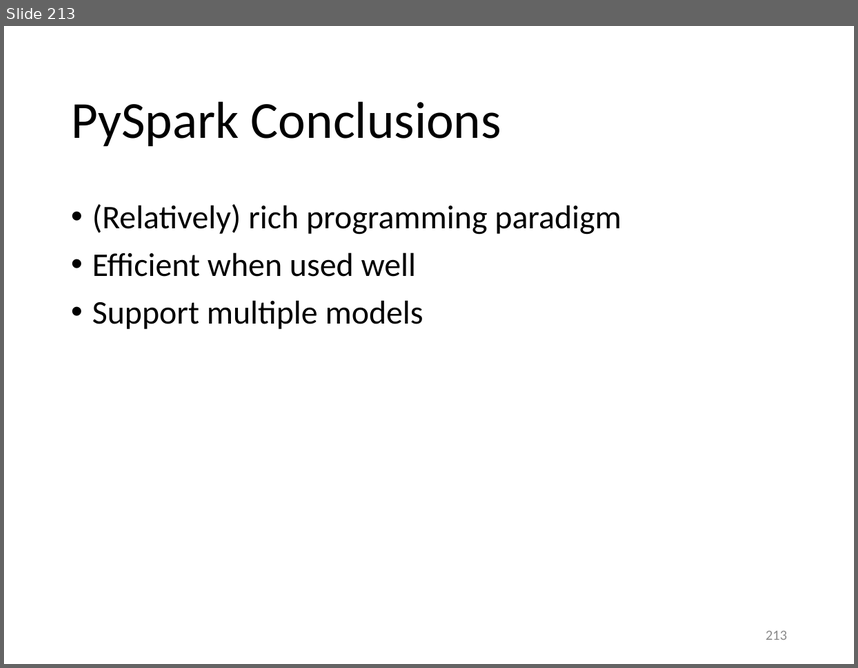
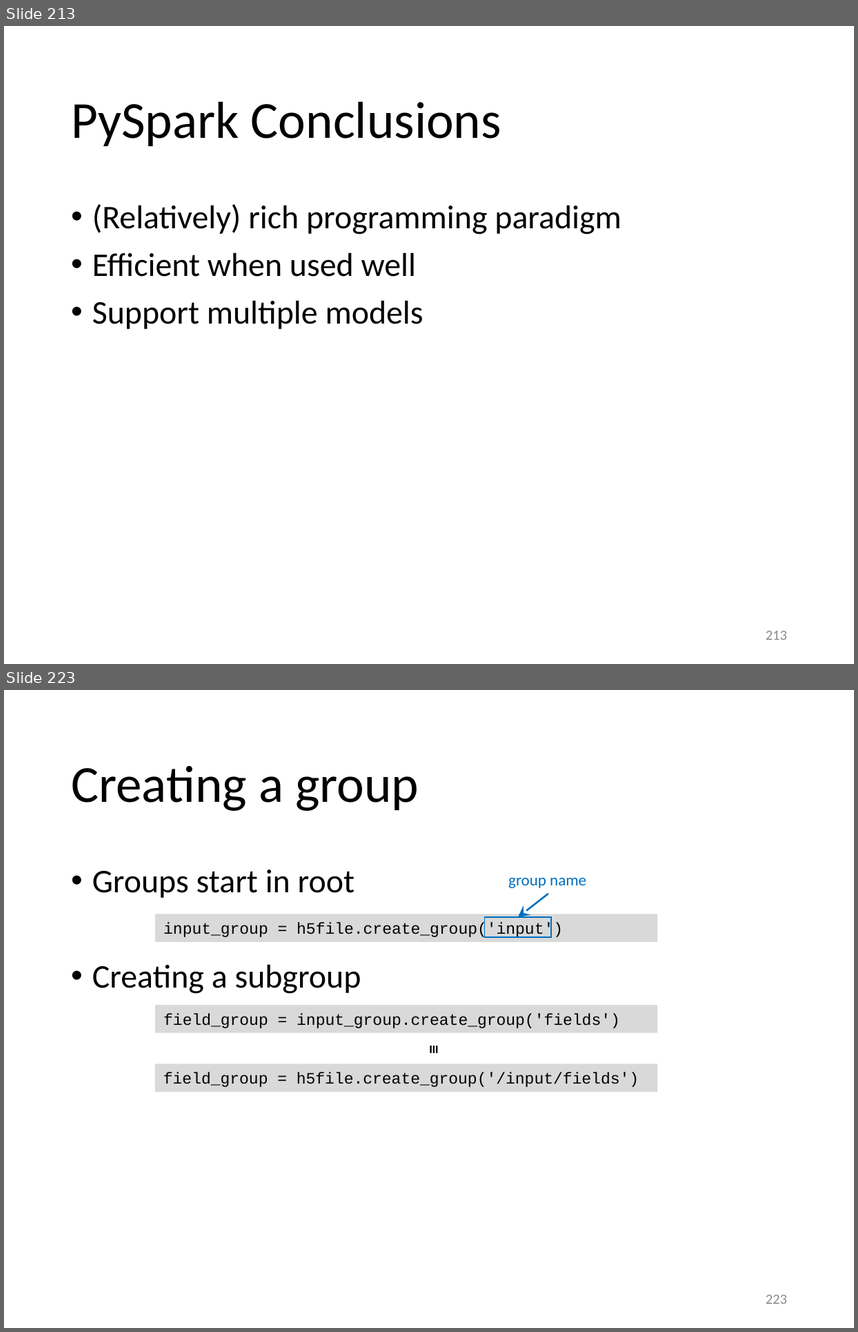
Before and after one commit to gjbex/Python-for-HPC, a slide deck: python_for_hpc.pptx. Shown one above the other, each under a label of ours: slide 213 before the commit, slides 213 and 223 after it; the slides between them are not shown. The pictures are 858x668 and 858x1332 pixels, drawn with LibreOffice and Linux fonts; fonts in the diff are those of the drawing. Boxes give left, top, right and bottom in pixels: in the first picture for what was removed or moved away, otherwise in the second. Text is boxed around its words. In the diff, an @@ line names an element or a change of style, - is before the commit and + after.

```diff
--- a/python_for_hpc.pptx
+++ b/python_for_hpc.pptx
@@ slide 223 added at box(4, 690, 854, 1328), background #FFFFFF @@
@@ title added at box(71, 766, 419, 811), 44 pt, text #000000 @@
+Creating a group
@@ text added at box(92, 869, 361, 994), 28 pt, text #000000 @@
+• Groups start in root
+• Creating a subgroup
@@ text added at box(508, 877, 586, 888), 13.5 pt, text #0070C0 @@
+group name
@@ arrow added from (548, 893) to (517, 917), #0070C0 1.5 pt @@
@@ rectangle added at box(155, 914, 657, 942), fill #D9D9D9, 13.5 pt, text #000000 @@
+input_group = h5file.create_group('input')
@@ rectangle added at box(484, 917, 550, 938), outline #0070C0 1 pt @@
@@ rectangle added at box(155, 1005, 657, 1032), fill #D9D9D9, 13.5 pt, text #000000 @@
+field_group = input_group.create_group('fields')
@@ text added at box(420, 1036, 450, 1063), 15 pt, text #000000, bold @@
+≡
@@ rectangle added at box(155, 1063, 657, 1092), fill #D9D9D9, 13.5 pt, text #000000 @@
+field_group = h5file.create_group('/input/fields')
@@ page number added at box(766, 1294, 787, 1303), 12 pt, text #8C8C8C @@
+223
```
Also in this commit, not shown: 14 other slides added.
